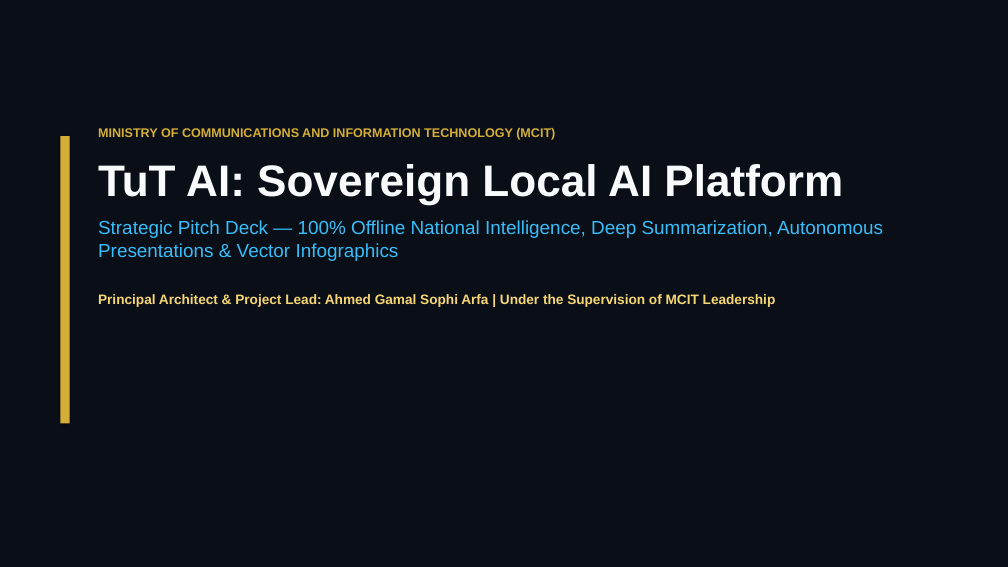
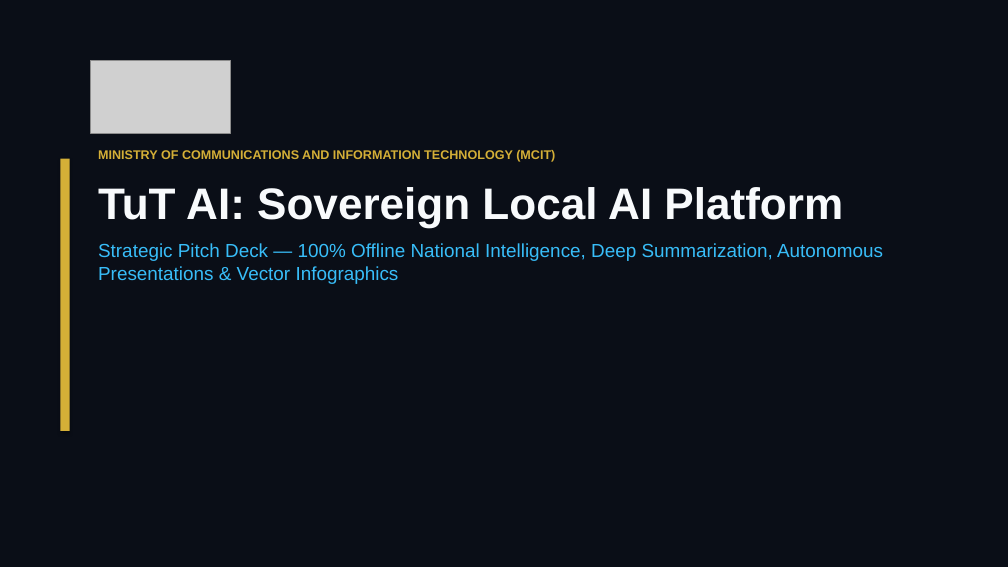
Before and after one commit to AhmdArFa/MCIT-AI-Workspace, a slide deck: slide 1 of TuT_AI_Marketing_Pitch_Deck.pptx. Drawn at 1008x567 pixels with LibreOffice and Linux fonts; fonts in the diff are those of the drawing; grey boxes stand for pictures. Boxes give left, top, right and bottom in pixels: in the first picture for what was removed or moved away, otherwise in the second. Text is boxed around its words. In the diff, an @@ line names an element or a change of style, - is before the commit and + after.

Commit message:
feat(branding): add Ministry of Communications and Information Technology logo across all presentation slides and README, remove cover lead line

```diff
--- a/TuT_AI_Marketing_Pitch_Deck.pptx
+++ b/TuT_AI_Marketing_Pitch_Deck.pptx
@@ picture added at [91,60,231,133] @@
@@ text "MINISTRY OF COMMUNICATIONS AND INFORMATION ...": place and size @@
-text "MINISTRY OF COMMUNICATIONS AND INFORMATION ..." at [98,128,883,307]
+text "MINISTRY OF COMMUNICATIONS AND INFORMATION ..." at [98,150,883,284]
@@ rectangle: place and size @@
-rectangle at [60,136,70,423]
+rectangle at [60,159,70,431]
@@ text at [98,243,883,284]: less space between paragraphs @@
@@ text at [98,294,776,307]: paragraph removed @@
-Principal Architect & Project Lead: Ahmed Gamal Sophi Arfa | Under the Supervision of MCIT Leadership
```
Also in this commit, not shown: 13 other slides changed, 9 other files.
